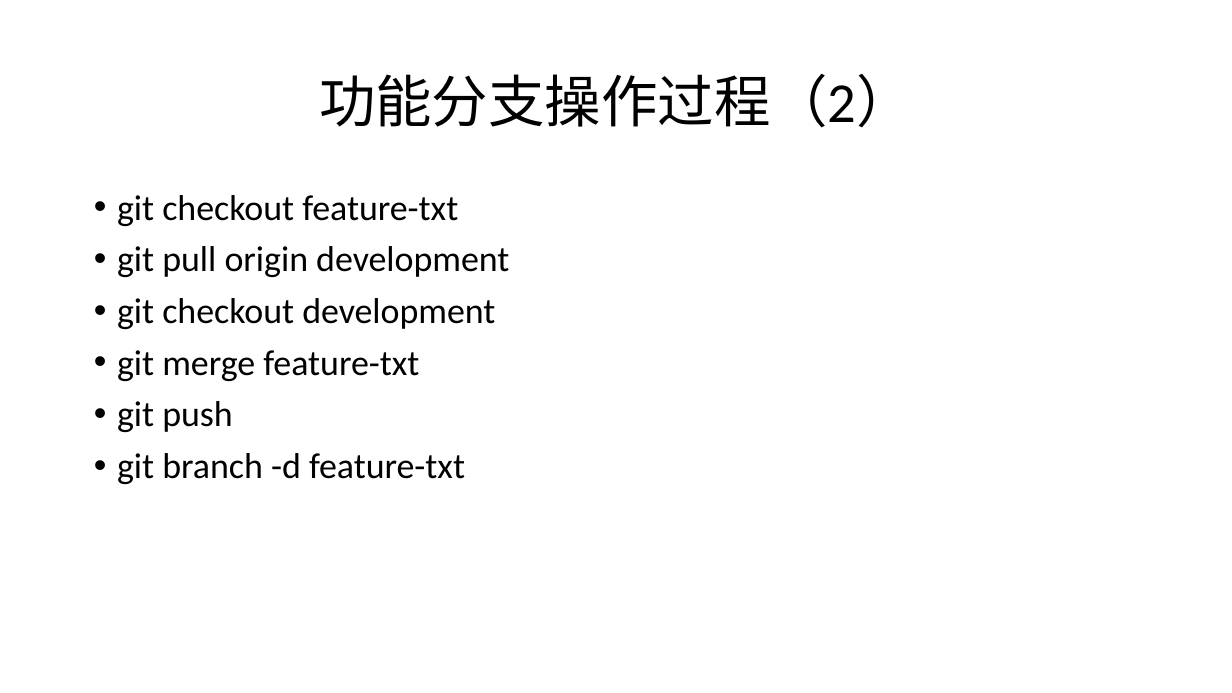
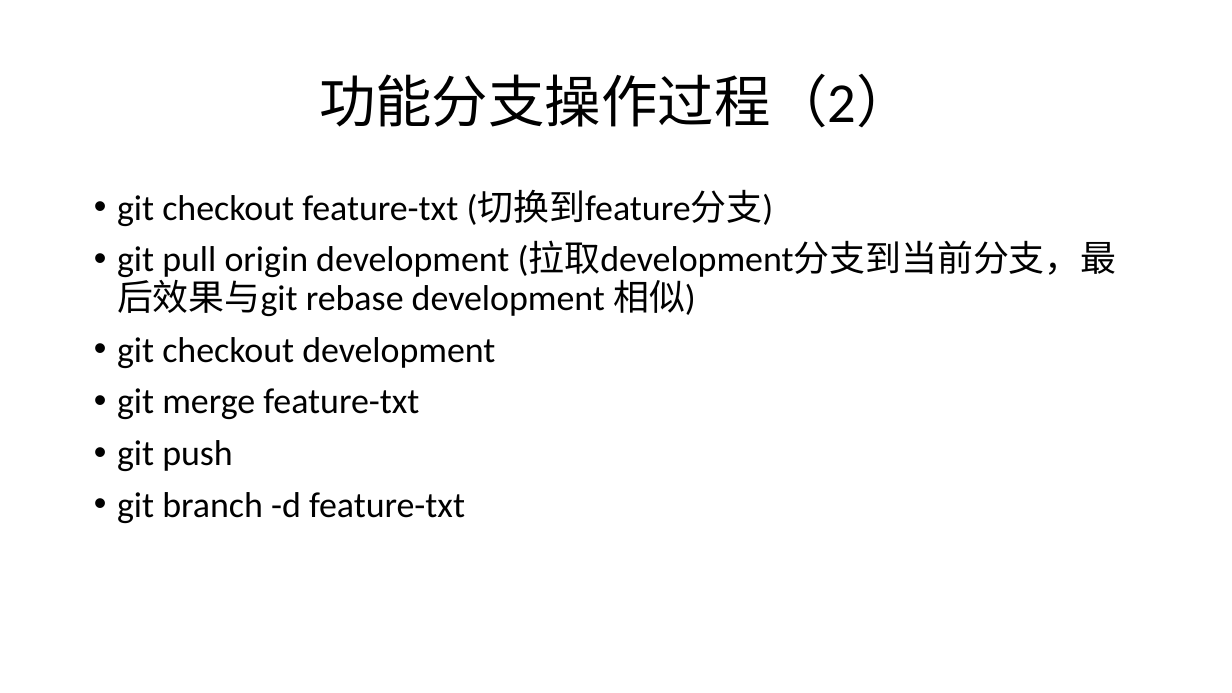
Before and after one commit to ruhuansanmei/gituse, a slide deck: slide 6 of gitUsage.pptx. Drawn at 1232x693 pixels with LibreOffice and Linux fonts; fonts in the diff are those of the drawing. Boxes give left, top, right and bottom in pixels: in the first picture for what was removed or moved away, otherwise in the second. Text is boxed around its words. In the diff, an @@ line names an element or a change of style, - is before the commit and + after.

```diff
--- a/gitUsage.pptx
+++ b/gitUsage.pptx
@@ text at <box>117,190,1117,316</box>: text changed @@
-• git checkout feature-txt
-• git pull origin development
+• git checkout feature-txt (切换到feature分支)
+• git pull origin development (拉取development分支到当前分支，最后效果与git rebase development 相似)
```
Also in this commit, not shown: 3 other slides changed.
